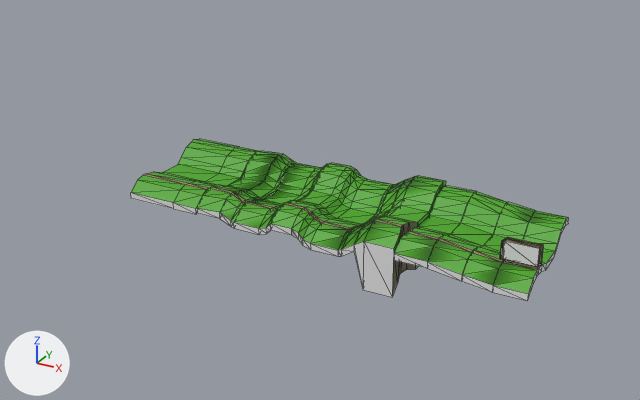
Before and after pictures for a commit that changed the FBX model twentysixteen/data/levels/meadow/meadow.fbx.
Before and after are seen from a 50 mm camera at (1258.0, -2119.0, 1119.0) aimed at (-7.0, 181.0, -31.0). Lighting does not change. The marker at lower left points along +X, +Y and +Z. Mesh edges are drawn as thin lines. Where no turn or scale is listed for an object, it has been applied to the vertices. Vertices at the same position are counted once.
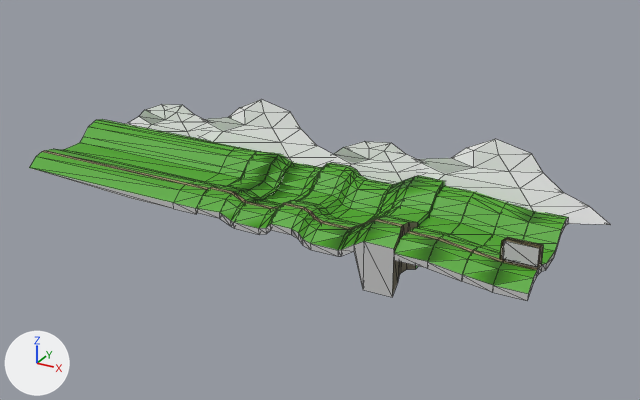
What differs and where, as boxes [x1, y1, x2, y2] in the pictures (640 x 400 px; the box of a moved part takes in the faces that stretch with it):
'Mesh (22)', recoloured, surface changed, reshaped (33% wider, 25% taller): before [131, 139, 569, 301]; after [29, 99, 611, 301]
part 1 of me_mesh, added: after [126, 104, 207, 139]
part 2 of me_mesh, added: after [199, 99, 333, 167]
part 3 of me_mesh, added: after [330, 141, 422, 184]
part 4 of me_mesh, added: after [417, 139, 611, 225]
part 5 of me_mesh, moved or reshaped: before [131, 139, 238, 209]; after [29, 119, 235, 209]

The change, as a diff of the scene's bpy script:
```diff
--- a/twentysixteen/data/levels/meadow/meadow.fbx.py
+++ b/twentysixteen/data/levels/meadow/meadow.fbx.py
@@ mat_dirt3 @@
 mat_dirt3 = principled_material('dirt3')
-mat_dirt3.base_color = (0.8, 0.8, 0.8)  # white #e7e7e7
+mat_dirt3.base_color = (0.6, 0.6, 0.6)  # light grey #cbcbcb
+mat_dirt3.roughness = 0.0
@@ mat_dirt5 @@
 mat_dirt5 = principled_material('dirt5')
-mat_dirt5.base_color = (0.8, 0.8, 0.8)  # white #e7e7e7
+mat_dirt5.base_color = (0.6, 0.6, 0.6)  # light grey #cbcbcb
+mat_dirt5.roughness = 0.0
@@ mat_dirt6 @@
 mat_dirt6 = principled_material('dirt6')
-mat_dirt6.base_color = (0.8, 0.8, 0.8)  # white #e7e7e7
+mat_dirt6.base_color = (0.6, 0.6, 0.6)  # light grey #cbcbcb
+mat_dirt6.roughness = 0.0
@@ mat_dirt8 @@
 mat_dirt8 = principled_material('dirt8')
-mat_dirt8.base_color = (0.8, 0.8, 0.8)  # white #e7e7e7
+mat_dirt8.base_color = (0.6, 0.6, 0.6)  # light grey #cbcbcb
+mat_dirt8.roughness = 0.0
@@ mat_dirt9 @@
 mat_dirt9 = principled_material('dirt9')
-mat_dirt9.base_color = (0.8, 0.8, 0.8)  # white #e7e7e7
+mat_dirt9.base_color = (0.6, 0.6, 0.6)  # light grey #cbcbcb
+mat_dirt9.roughness = 0.0
@@ mat_dirt10 @@
 mat_dirt10 = principled_material('dirt10')
-mat_dirt10.base_color = (0.8, 0.8, 0.8)  # white #e7e7e7
+mat_dirt10.base_color = (0.6, 0.6, 0.6)  # light grey #cbcbcb
+mat_dirt10.roughness = 0.0
@@ mat_dirt11 @@
 mat_dirt11 = principled_material('dirt11')
-mat_dirt11.base_color = (0.8, 0.8, 0.8)  # white #e7e7e7
+mat_dirt11.base_color = (0.6, 0.6, 0.6)  # light grey #cbcbcb
+mat_dirt11.roughness = 0.0
@@ mat_dirt12 @@
 mat_dirt12 = principled_material('dirt12')
-mat_dirt12.base_color = (0.8, 0.8, 0.8)  # white #e7e7e7
+mat_dirt12.base_color = (0.6, 0.6, 0.6)  # light grey #cbcbcb
+mat_dirt12.roughness = 0.0
@@ mat_dirt_26 @@
 mat_dirt_26 = principled_material('dirt 26')
-mat_dirt_26.base_color = (0.8, 0.8, 0.8)  # white #e7e7e7
+mat_dirt_26.base_color = (0.6, 0.6, 0.6)  # light grey #cbcbcb
+mat_dirt_26.roughness = 0.0
@@ mat_dirt13 @@
 mat_dirt13 = principled_material('dirt13')
-mat_dirt13.base_color = (0.8, 0.8, 0.8)  # white #e7e7e7
+mat_dirt13.base_color = (0.6, 0.6, 0.6)  # light grey #cbcbcb
+mat_dirt13.roughness = 0.0
@@ mat_default @@
 mat_default = principled_material('default')
-mat_default.base_color = (0.8, 0.8, 0.8)  # white #e7e7e7
+mat_default.base_color = (0.6, 0.6, 0.6)  # light grey #cbcbcb
+mat_default.roughness = 0.0
@@ mat_dirt17 @@
 mat_dirt17 = principled_material('dirt17')
-mat_dirt17.base_color = (0.8, 0.8, 0.8)  # white #e7e7e7
+mat_dirt17.base_color = (0.6, 0.6, 0.6)  # light grey #cbcbcb
+mat_dirt17.roughness = 0.0
@@ mat_dirt16 @@
 mat_dirt16 = principled_material('dirt16')
-mat_dirt16.base_color = (0.8, 0.8, 0.8)  # white #e7e7e7
+mat_dirt16.base_color = (0.6, 0.6, 0.6)  # light grey #cbcbcb
+mat_dirt16.roughness = 0.0
@@ mat_dirt25 @@
 mat_dirt25 = principled_material('dirt25')
-mat_dirt25.base_color = (0.8, 0.8, 0.8)  # white #e7e7e7
+mat_dirt25.base_color = (0.6, 0.6, 0.6)  # light grey #cbcbcb
+mat_dirt25.roughness = 0.0
@@ mat_dirt15 @@
 mat_dirt15 = principled_material('dirt15')
-mat_dirt15.base_color = (0.8, 0.8, 0.8)  # white #e7e7e7
+mat_dirt15.base_color = (0.6, 0.6, 0.6)  # light grey #cbcbcb
+mat_dirt15.roughness = 0.0
@@ mat_dirt20 @@
 mat_dirt20 = principled_material('dirt20')
-mat_dirt20.base_color = (0.8, 0.8, 0.8)  # white #e7e7e7
+mat_dirt20.base_color = (0.6, 0.6, 0.6)  # light grey #cbcbcb
+mat_dirt20.roughness = 0.0
@@ mat_dirt1 @@
 mat_dirt1 = principled_material('dirt1')
-mat_dirt1.base_color = (0.8, 0.8, 0.8)  # white #e7e7e7
+mat_dirt1.base_color = (0.6, 0.6, 0.6)  # light grey #cbcbcb
+mat_dirt1.roughness = 0.0
@@ me_mesh @@
 # verts and faces of me_mesh; kept vertices keep their numbers, new ones are numbered from 607
-me_mesh.from_pydata(...)  # 607 vertices, 1262 faces; spans x -574.0..756.0, y -74.0..311.0, z -158.0..71.0
+me_mesh.from_pydata(...)  # 711 vertices, 1454 faces; spans x -1028.0..868.0, y -74.0..416.0, z -158.0..215.0
+# me_mesh part 1: a new loose piece of 26 vertices spanning x -1010.0..-411.0, y 308.0..396.0, z -4.0..142.0, in mat_default_1 (white #e7e7e7)
+# me_mesh part 2: a new loose piece of 26 vertices spanning x -778.0..36.0, y 287.0..416.0, z 0.0..215.0, in mat_default_1 (white #e7e7e7)
+# me_mesh part 3: a new loose piece of 26 vertices spanning x -178.0..421.0, y 308.0..396.0, z -4.0..142.0, in mat_default_1 (white #e7e7e7)
+# me_mesh part 4: a new loose piece of 26 vertices spanning x 54.0..868.0, y 287.0..416.0, z 0.0..215.0, in mat_default_1 (white #e7e7e7)
+# me_mesh part 5
+for i in [492, 493, 497, 501, 505, 509, 513, 517, 521, 525, 529, 535]: verts[i] += (-454.0, 0.0, 0.0)
 me_mesh.materials.append(mat_dirt2)
@@ me_mesh @@
 me_mesh.materials.append(mat_dirt1)
+me_mesh.materials.append(mat_default_1)  # white #e7e7e7
```
